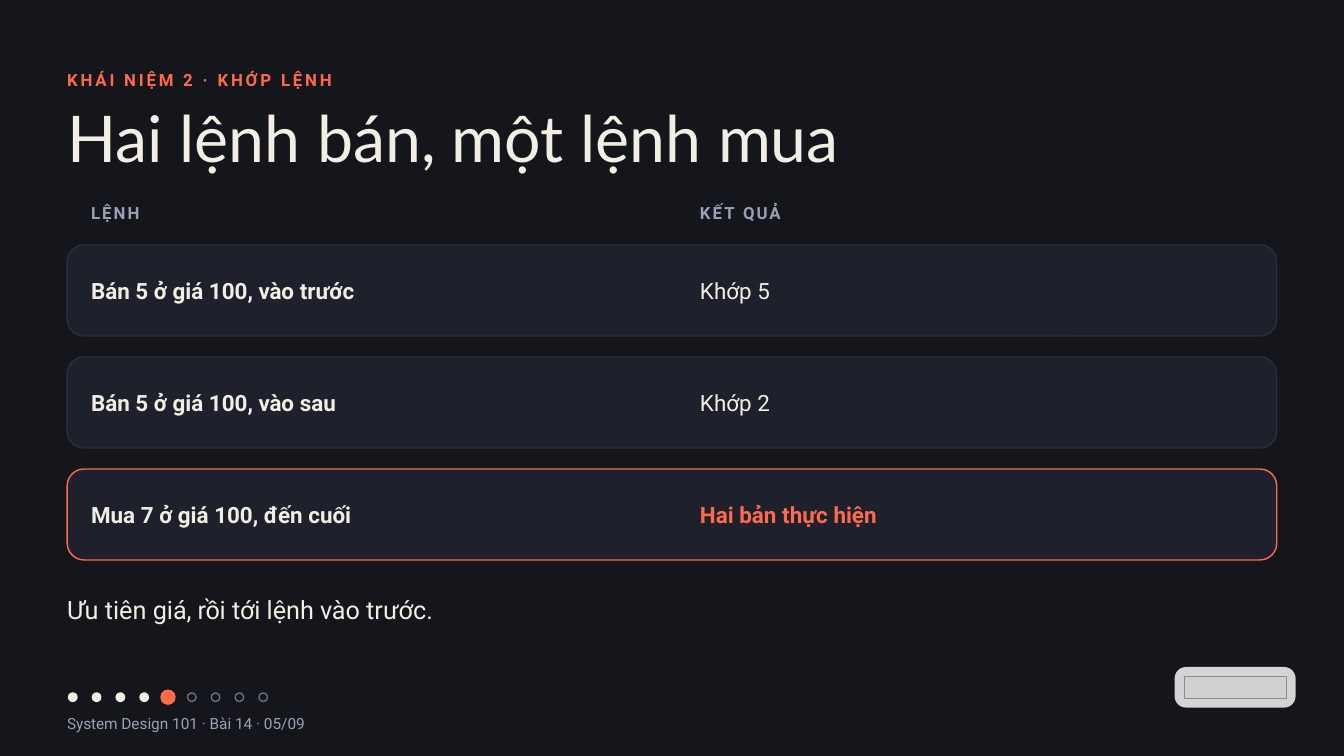
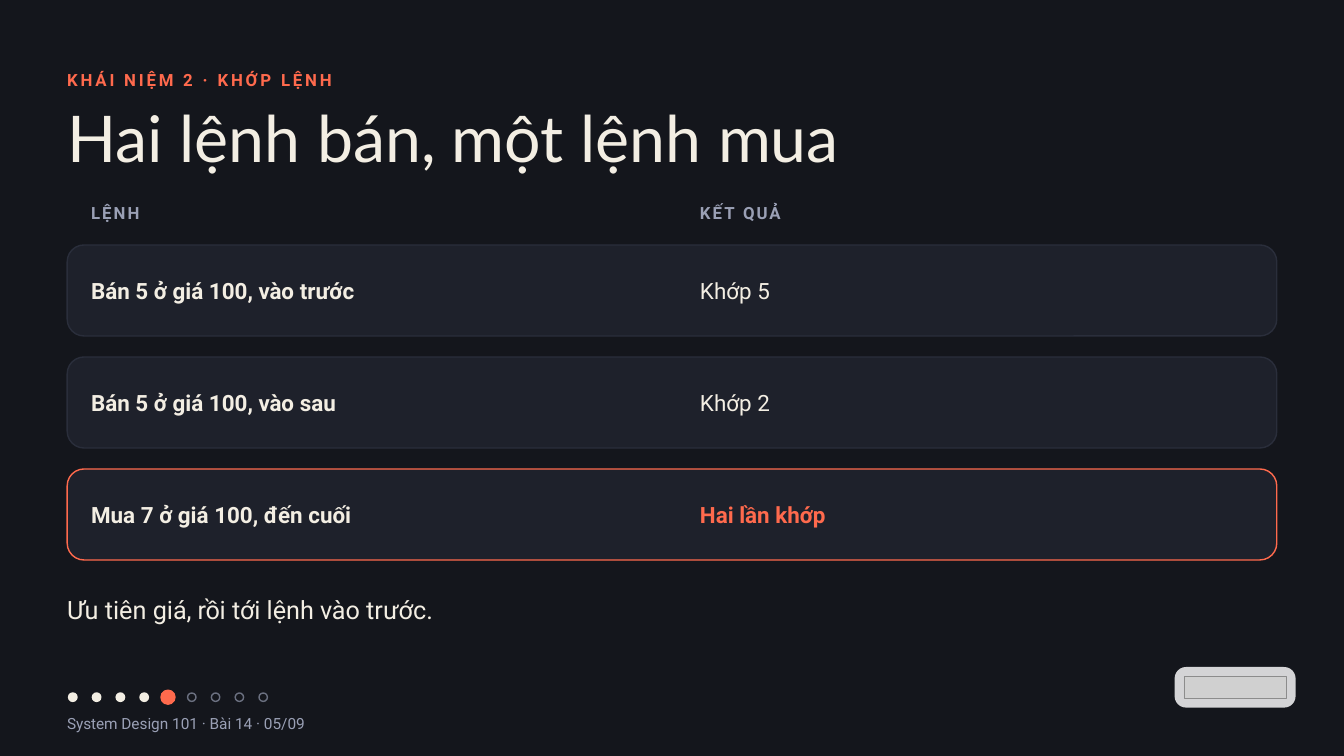
Before and after one commit to vohoailinh90/tool-marketing-studio, a slide deck: slide 5 of system-design-101/vi/lessons/sd-12-014/slides/sd-12-014.pptx. Drawn at 1344x756 pixels with LibreOffice and Linux fonts; fonts in the diff are those of the drawing; grey boxes stand for pictures. Boxes give left, top, right and bottom in pixels: in the first picture for what was removed or moved away, otherwise in the second. Text is boxed around its words. In the diff, an @@ line names an element or a change of style, - is before the commit and + after.

```diff
--- a/system-design-101/vi/lessons/sd-12-014/slides/sd-12-014.pptx
+++ b/system-design-101/vi/lessons/sd-12-014/slides/sd-12-014.pptx
@@ text at (x1=700, y1=505, x2=825, y2=528): text changed @@
-Hai bản thực hiện
+Hai lần khớp
```
